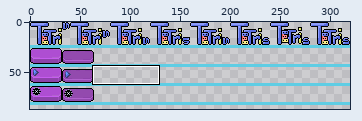
File history of a pixel-art file, textures/sprites.aseprite. The picture above shows the old version from afar; the outline marks the close-up.
Close-up. Earlier state:
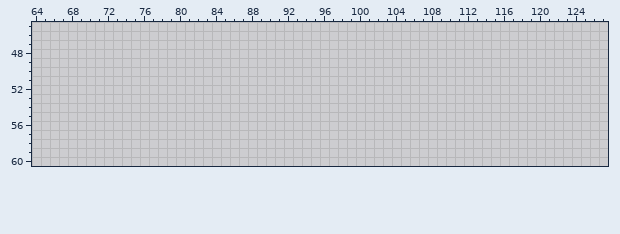
320x280 pixels, 1 frame. Colours within 5 levels of each other are drawn and written as one. Shown: x 64..127, y 45..60. The wide view leaves out empty margins.
Palette (. is transparent): 
New version:
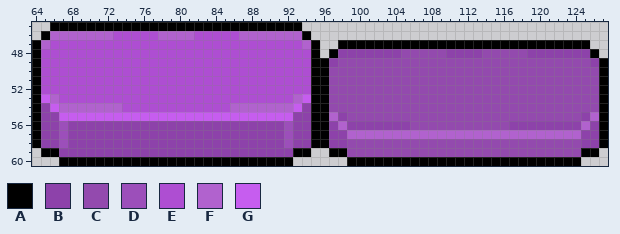
Colours new in this view: A #000000  B #8d42aa  C #934aae  D #9c4fba  E #ae4ed2  F #b162ce  G #c65def
Difference:
Changed rows in their new state; - is an unchanged pixel.
first column x 64:
45 --AAAAAAAAAAAAAAAAAAAAAAAAAAAA----------------------------------
46 -AFFFFFFFEEEEEFFFFEEEEEFFFFFFFA---------------------------------
47 AFEEEEEEEEEEEEEEEEEEEEEEEEEEEEFA--AAAAAAAAAAAAAAAAAAAAAAAAAAAA--
48 AEEEEEEEEEEEEEEEEEEEEEEEEEEEEEEA-ABBBBBBBCCCCCBBBBCCCCCBBBBBBBA-
49 AEEEEEEEEEEEEEEEEEEEEEEEEEEEEEEAABCCCCCCCCCCCCCCCCCCCCCCCCCCCCBA
50 AEEEEEEEEEEEEEEEEEEEEEEEEEEEEEEAACCCCCCCCCCCCCCCCCCCCCCCCCCCCCCA
51 AEEEEEEEEEEEEEEEEEEEEEEEEEEEEEEAACCCCCCCCCCCCCCCCCCCCCCCCCCCCCCA
52 AEEEEEEEEEEEEEEEEEEEEEEEEEEEEEEAACCCCCCCCCCCCCCCCCCCCCCCCCCCCCCA
53 AGFEEEEEEEEEEEEEEEEEEEEEEEEEEFGAACCCCCCCCCCCCCCCCCCCCCCCCCCCCCCA
54 ABGFFFFFFFEEEEEEEEEEEEFFFFFFFGBAACCCCCCCCCCCCCCCCCCCCCCCCCCCCCCA
55 ABBGGGGGGGGGGGGGGGGGGGGGGGGGGBBAAFBCCCCCCCCCCCCCCCCCCCCCCCCCCBFA
56 ABBDBBBBBBBBBBBBBBBBBBBBBBBBDBBAABFBBBBBBBCCCCCCCCCCCBBBBBBBBFBA
57 ABBDBBBBBBBBBBBBBBBBBBBBBBBBDBBAABBFFFFFFFFFFFFFFFFFFFFFFFFFFBBA
58 ABBDBBBBBBBBBBBBBBBBBBBBBBBBDBBAABBCCCCCCCCCCCCCCCCCCCCCCCCCCBBA
59 -AABBBBBBBBBBBBBBBBBBBBBBBBBBAA--AACCCCCCCCCCCCCCCCCCCCCCCCCCAA-
60 ---AAAAAAAAAAAAAAAAAAAAAAAAAA------AAAAAAAAAAAAAAAAAAAAAAAAAA---
